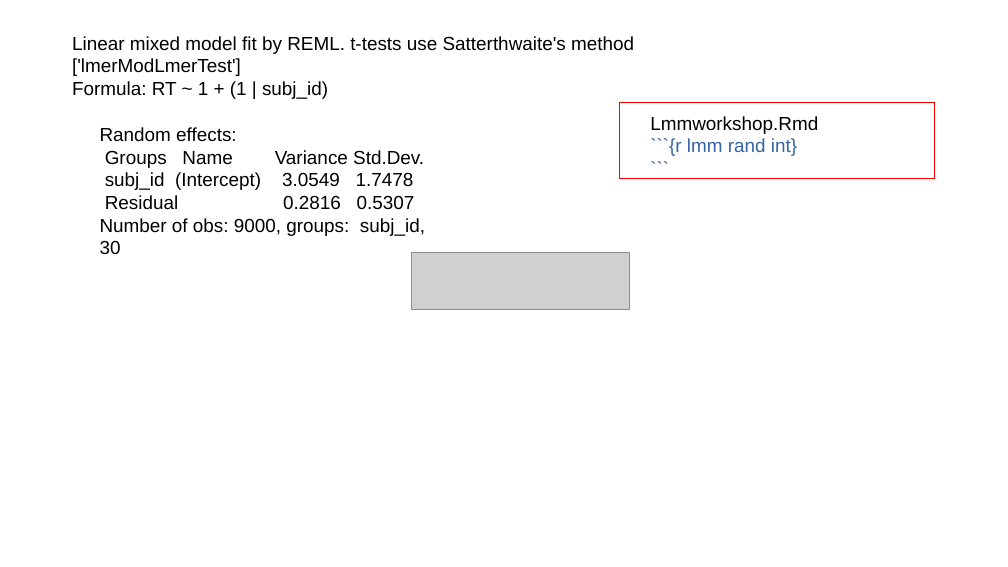
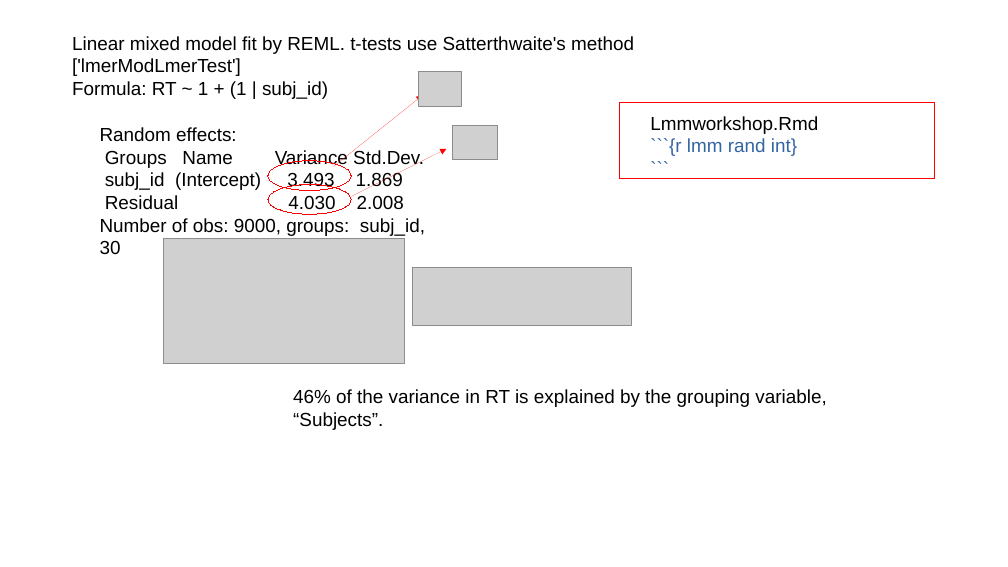
Before and after one commit to FPupillo/LMM_workshop, a slide deck: slide 37 of PPT_LMM.odp (slide 34 before the commit). Drawn at 1008x567 pixels with LibreOffice and Linux fonts; fonts in the diff are those of the drawing; grey boxes stand for pictures. Boxes give left, top, right and bottom in pixels: in the first picture for what was removed or moved away, otherwise in the second. Text is boxed around its words. In the diff, an @@ line names an element or a change of style, - is before the commit and + after.

```diff
--- a/PPT_LMM.odp
+++ b/PPT_LMM.odp
@@ picture added at box(418, 71, 461, 106) @@
@@ arrow added from (333, 166) to (423, 95), #FF0000 0 pt @@
@@ arrow added from (352, 197) to (447, 149), #FF0000 0 pt @@
@@ picture added at box(452, 125, 498, 160) @@
@@ text at box(105, 172, 404, 213): text changed @@
-subj_id (Intercept) 3.0549 1.7478
-Residual 0.2816 0.5307
+subj_id (Intercept) 3.493 1.869
+Residual 4.030 2.008
@@ ellipse added at box(268, 161, 351, 191), outline #FF0000 0 pt @@
@@ ellipse added at box(268, 185, 351, 214), outline #FF0000 0 pt @@
@@ picture added at box(164, 238, 405, 363) @@
@@ picture: place and size @@
-picture at box(411, 252, 629, 309)
+picture at box(412, 268, 631, 325)
@@ text added at box(293, 389, 826, 430), 18 pt, text #000000 @@
+46% of the variance in RT is explained by the grouping variable, “Subjects”.
```
Also in this commit, not shown: 26 other slides changed, 23 slides added, 1 slide removed, 6 other files.
